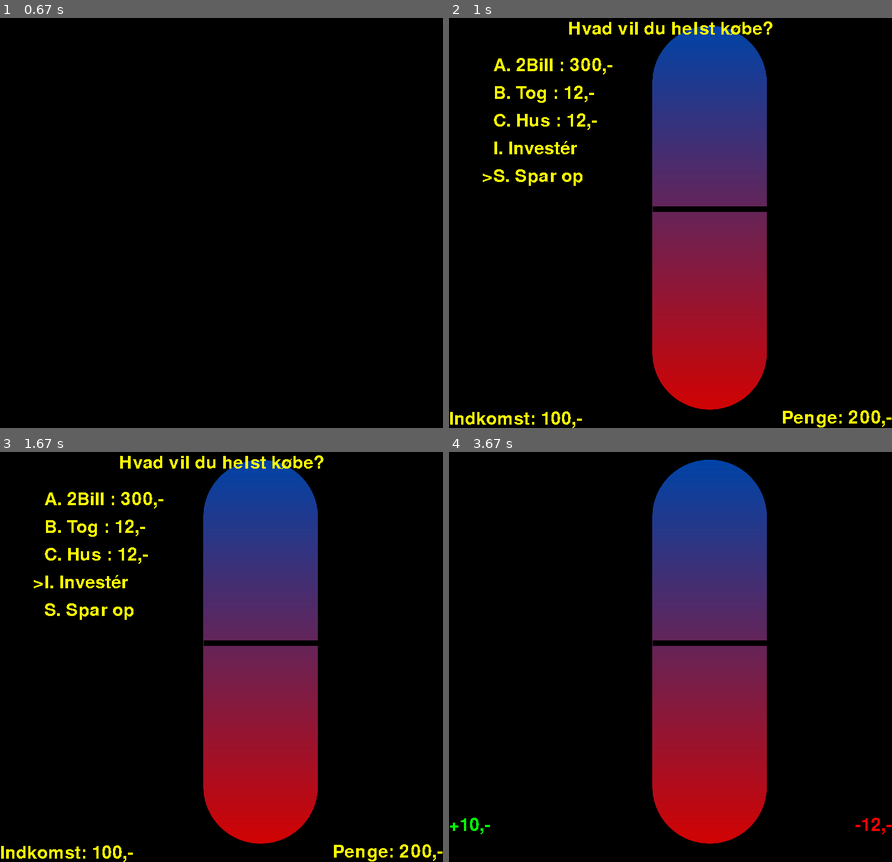
Above: before the commit, frames 1-4 (two rows, left to right).
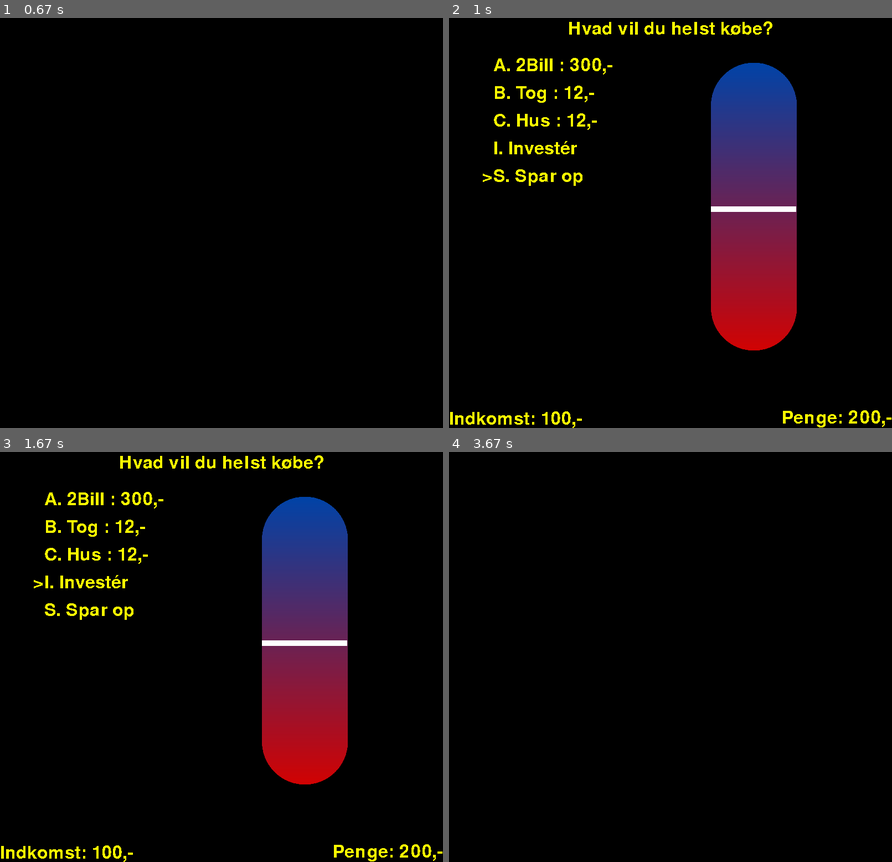
Above: after the commit, the same moments.

Repository: toke-dk/FIRE-game
Game: pygame game, started from main.py
Same seed, same stepped clock (60 frames per second), same inputs: the game is played once before the commit and once after it.
Inputs:
- Up to frame 1 (0.67 s): hold A from 0.33 s (still down)
- Up to frame 2 (1 s): release A at 0.87 s; hold S from 0.9 s (still down)
- Up to frame 3 (1.67 s): tap C at 1.05 s; release S at 1.4 s; hold A from 1.43 s (still down); tap I at 1.58 s
- Up to frame 4 (3.67 s): release A at 1.83 s; hold S 1.87-2.23 s; tap B at 2.02, 3.35 s; hold A 2.27-2.73 s; tap C at 2.42 s; tap Enter at 2.77 s; hold A from 3.2 s (still down)

Frame 1 is identical in both runs. In frame 2, 20% of the frame differs, in the area x 45-79%, y 1-96%; in frame 3, 20%; in frame 4, 22%, in the area x 0-100%, y 1-96%.

Commit message:
changed the size of bar

Diff:
--- a/main.py
+++ b/main.py
@@ -37,14 +37,14 @@
     screen.blit(money_change_text, money_change_text_rect)
     pygame.display.update(income_change_text_rect)
     pygame.display.update(money_change_text_rect)
-    time.sleep(3)
+    # time.sleep(3)
     # displays the new income
     pygame.draw.rect(screen, (0,0,0), total_income_text_rect)
     pygame.draw.rect(screen, (0,0,0), money_change_text_rect)
     screen.blit(total_income_text, total_income_text_rect)
     pygame.display.update(money_change_text_rect)
     pygame.display.update(total_income_text_rect)
-    time.sleep(3)
+    # time.sleep(3)
     screen.fill((0,0,0))
 
 
@@ -70,25 +70,25 @@
             {"spørgsmål": "Hvad vil du helst købe?",
              "valgmuligheder": [{"tekst": "A. 1Bil", "point": 2, "pris": 300, "inkomststigning": 10},
                                 {"tekst": "B. Tog", "point": 5, "pris": 12, "inkomststigning": 7},
-                                {"tekst": "C. Hus", "point": 100, "pris": 12, "inkomststigning": 10}],
+                                {"tekst": "C. Hus", "point": 25, "pris": 12, "inkomststigning": 10}],
              "svar": "A"
              },
             {"spørgsmål": "Hvad vil du helst købe?",
              "valgmuligheder": [{"tekst": "A. 2Bill", "point": 2, "pris": 300, "inkomststigning": 10},
                                 {"tekst": "B. Tog", "point": 5, "pris": 12, "inkomststigning": 7},
-                                {"tekst": "C. Hus", "point": 100, "pris": 12, "inkomststigning": 10}],
+                                {"tekst": "C. Hus", "point": 25, "pris": 12, "inkomststigning": 10}],
              "svar": "A"
              },
             {"spørgsmål": "Hvad vil du helst købe?",
              "valgmuligheder": [{"tekst": "A. 3Billl", "point": 2, "pris": 300, "inkomststigning": 10},
                                 {"tekst": "B. Tog", "point": 5, "pris": 300, "inkomststigning": 7},
-                                {"tekst": "C. Hus", "point": 100, "pris": 12, "inkomststigning": 10}],
+                                {"tekst": "C. Hus", "point": 50, "pris": 12, "inkomststigning": 10}],
              "svar": "A"
              },
             {"spørgsmål": "Hvad vil du helst købeee?",
              "valgmuligheder": [{"tekst": "A. 4Billll", "point": 2, "pris": 100, "inkomststigning": 10},
                                 {"tekst": "B. Tog", "point": 5, "pris": 12, "inkomststigning": 7},
-                                {"tekst": "C. Hus", "point": 100, "pris": 12, "inkomststigning": 10}],
+                                {"tekst": "C. Hus", "point": 25, "pris": 12, "inkomststigning": 10}],
              "svar": "A"
              },
         ]
--- a/pygame_stuff/progress_bar.py
+++ b/pygame_stuff/progress_bar.py
@@ -5,32 +5,35 @@
 
 def update_bar(screen, point):
     # dette er bare en test for at se om det virker
+
+    loadedbar = pygame.image.load("Billeder/loadedbar.png")
+
+    loadedbar = pygame.transform.scale(loadedbar, (300, 600))
+    loadedbar_rect = loadedbar.get_rect()
+
     point_max = 100
     point_min = -100
-    x_load = 270
-    black = (0, 0, 0)
+    x_load = screen.get_width()//2
+    y_load = screen.get_height()//8
+    y_margin_load_bar = 100
+    x_margin_load_bar = 73
+    black = (255, 255, 255)
 
     if point_min <= point <= point_max:
         y_bar = 400 - (point*2.35)
 
     elif point_min >= point:
-        y_bar = 665
+        y_bar = y_load+loadedbar_rect.height-y_margin_load_bar-10
 
     elif point_max <= point:
-        y_bar = 165
+        y_bar = y_load+y_margin_load_bar
 
-    loadedbar = pygame.image.load("Billeder/loadedbar.png")
-    loadedbar_rect = loadedbar.get_rect()
 
-    loadedbar_rect.height = 800
-    loadedbar_rect.width = 400
-    loadedbar = pygame.transform.scale(loadedbar, (400, 800))
 
     # set det fra dette link: https://stackoverflow.com/questions/20842801/how-to-display-text-in-pygame
     pygame.font.init()
     myfont = pygame.font.SysFont('Comic Sans MS', 30)
     textsurface = myfont.render('Some Text', False, (200, 15, 10))
-    screen.blit(loadedbar, (x_load, 20))
+    screen.blit(loadedbar, (x_load, y_load))
 
-    pygame.draw.rect(screen, black, (368, y_bar, 206, 10), width=0, border_radius=0, border_top_left_radius=-1,
-                     border_top_right_radius=-1, border_bottom_left_radius=-1, border_bottom_right_radius=-1)
+    pygame.draw.rect(screen, black, (x_load+x_margin_load_bar, y_bar, loadedbar_rect.width-2*x_margin_load_bar, 10))
